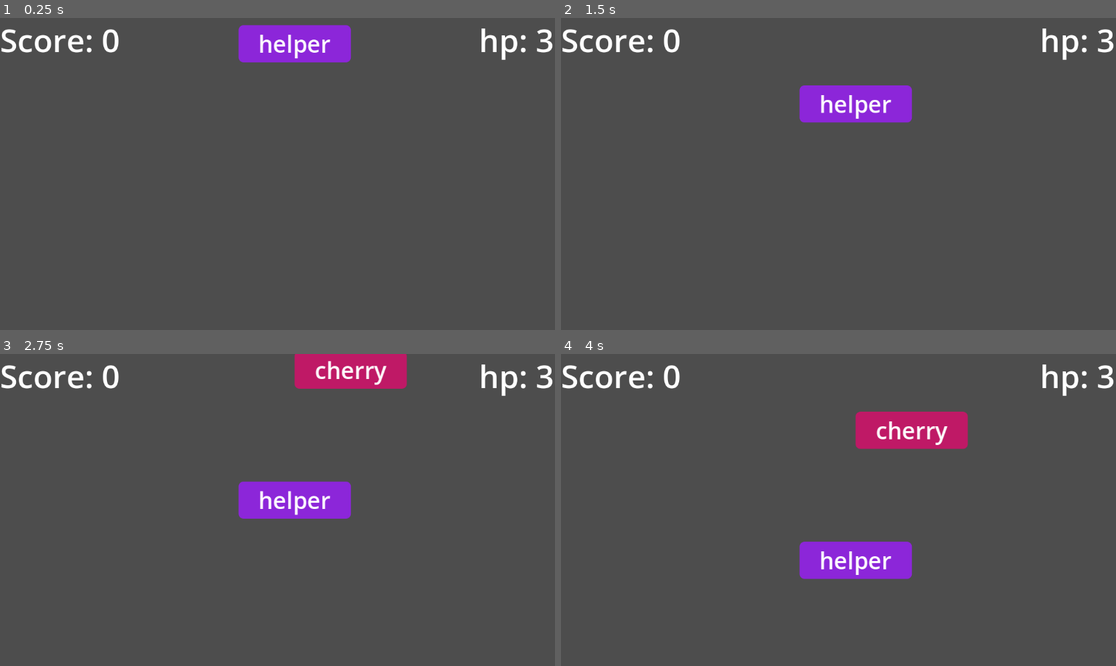
Above: before the commit, frames 1-4 (two rows, left to right).
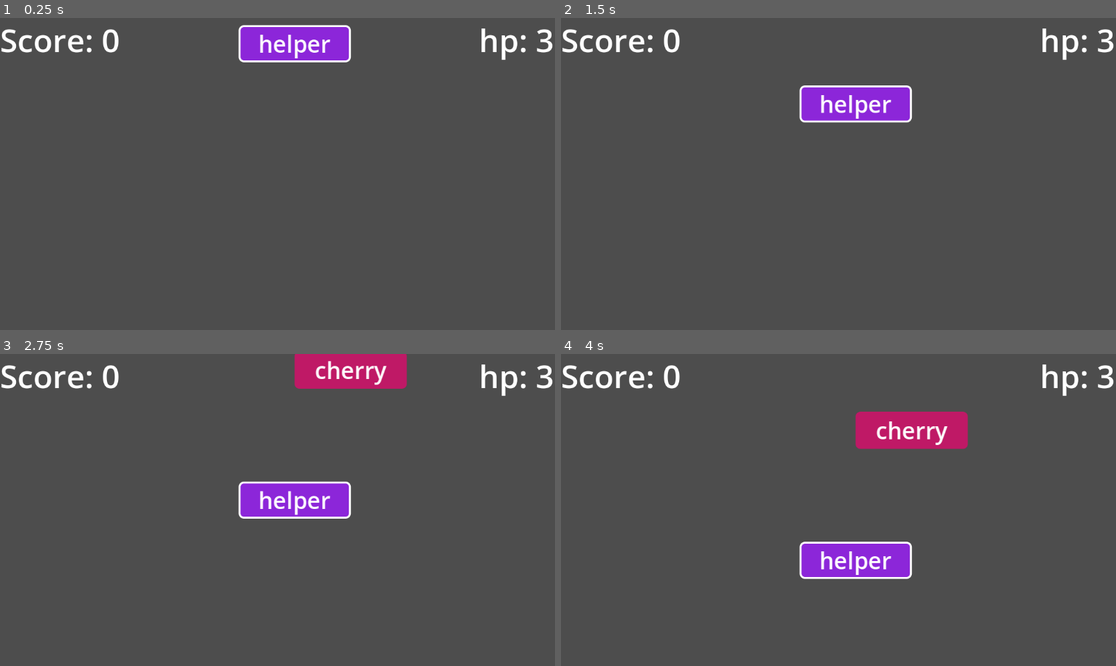
Above: after the commit, the same moments.

Repository: HuLunTunTao/godot_typing
Game: Godot game, scene res://Pages/MainPage.tscn
Two runs of this game, one before a commit and one after it. Both use one fixed random seed, a clock stepped at 60 frames per second and the inputs below.
Inputs:
- Up to frame 1 (0.25 s): no input
- Up to frame 2 (1.5 s): tap Enter at 0.5 s
- Up to frame 3 (2.75 s): no input
- Up to frame 4 (4 s): no input

The runs differ from the first frame. In frame 1, 0.4% of the frame differs, in the area x 42-64%, y 2-15%; in frame 2, 0.4%, in the area x 42-64%, y 21-34%; in frame 3, 0.4%; in frame 4, 0.4%.

Commit message:
修复了清屏后没有聚焦卡片的问题

Diff:
--- a/Pages/MainPage.tscn
+++ b/Pages/MainPage.tscn
@@ -27,3 +27,5 @@
 size_flags_vertical = 0
 theme_override_font_sizes/font_size = 66
 text = "Score: 0"
+
+[node name="Cards" type="Node2D" parent="."]
--- a/Pages/main_page.gd
+++ b/Pages/main_page.gd
@@ -9,7 +9,7 @@
 
 @onready var hp_label: Label = $HpLabel
 @onready var word_generation_timer: Timer = $WordGenerationTimer
-
+@onready var cards: Node2D = $Cards
 
 var time_delta_min:float=1
 var time_delta_max:float=3
@@ -37,7 +37,7 @@
 
 func generate_word_card(word:String):
 	var word_card = word_card_scene.instantiate()
-	add_child(word_card)
+	cards.add_child(word_card)
 	word_card.word = word
 	word_card.position.y = -10
 
@@ -58,6 +58,10 @@
 	clear_window()
 	if(hp <= 0):
 		game_over()
+	else:
+		await word_generation_timer.timeout
+		next_card_focus()
+
 
 func word_finish():
 	score+=1
@@ -72,7 +76,7 @@
 
 func clear_window():
 	# 清理所有正在显示的单词卡片
-	for child in get_children():
+	for child in cards.get_children():
 		if child is WordsCard:
 			child.is_done = true
 			child.queue_free()
@@ -100,3 +104,4 @@
 	score=0
 	load_words("res://Assets/words.txt")
 	game_start()
+	next_card_focus()
